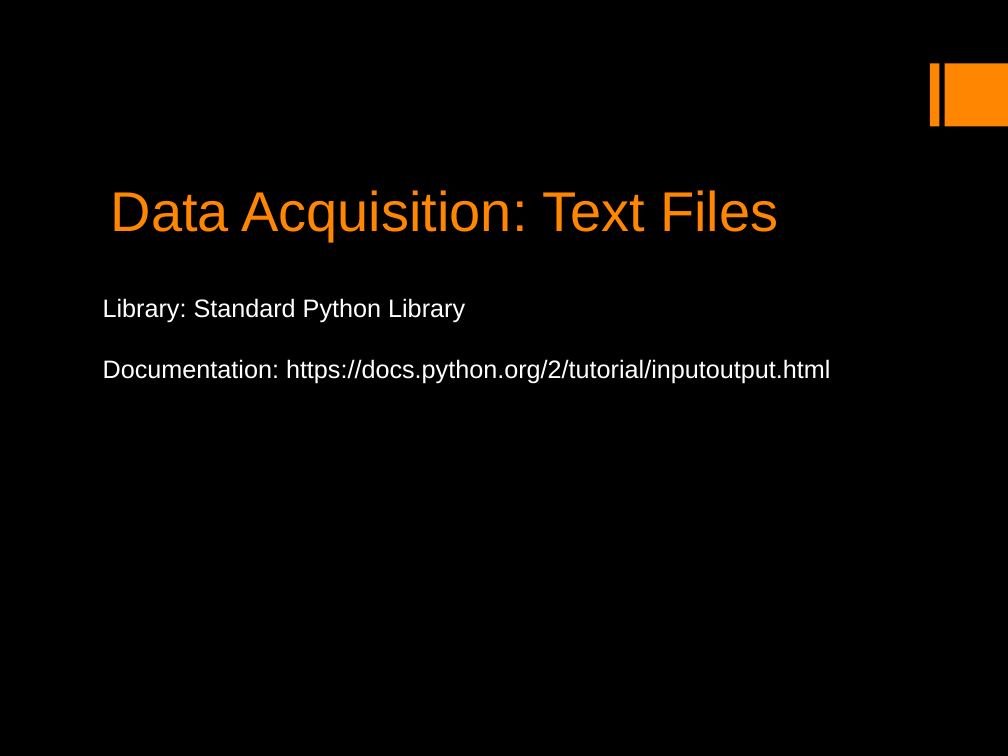
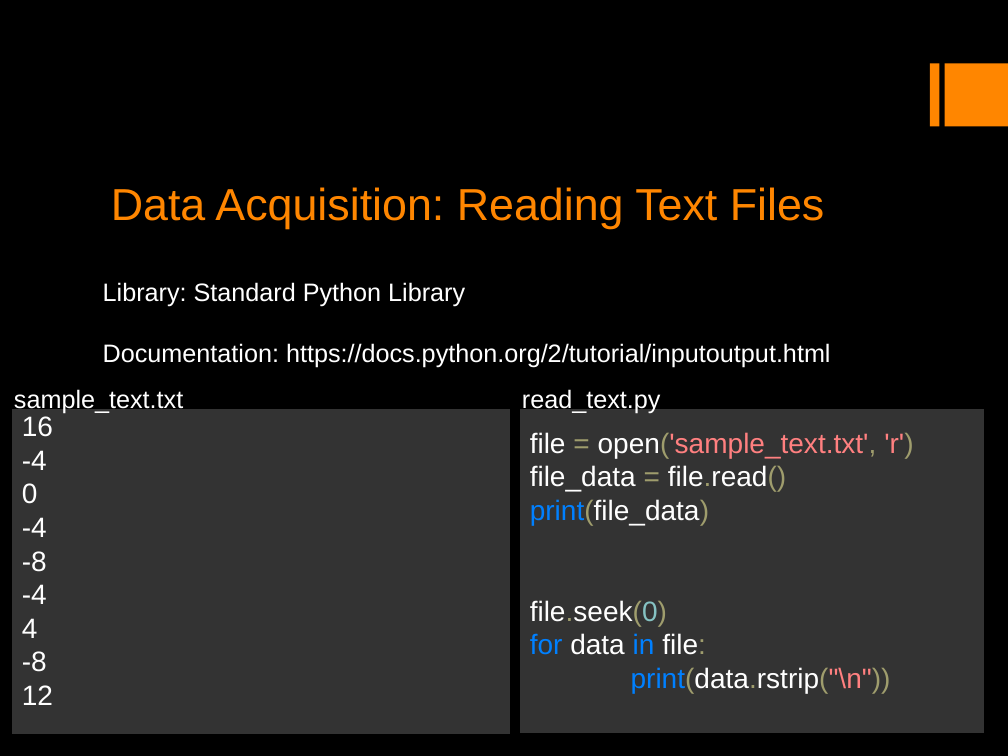
Before and after one commit to mfarhan12/intro_to_scientific_computing, a slide deck: slide 11 of Introduction to Scientific Computing in Python.odp (slide 6 before the commit). Drawn at 1008x756 pixels with LibreOffice and Linux fonts; fonts in the diff are those of the drawing. Boxes give left, top, right and bottom in pixels: in the first picture for what was removed or moved away, otherwise in the second. Text is boxed around its words. In the diff, an @@ line names an element or a change of style, - is before the commit and + after.

Commit message:
added python basics slides

```diff
--- a/Introduction to Scientific Computing in Python.odp
+++ b/Introduction to Scientific Computing in Python.odp
@@ title at <box>111,187,825,229</box>: text changed; size 40 to 32 pt @@
-Data Acquisition: Text Files
+Data Acquisition: Reading Text Files
@@ text "Library: Standard Python Library": place and size @@
-text "Library: Standard Python Library" at <box>103,298,831,383</box>
+text "Library: Standard Python Library" at <box>103,282,831,368</box>
@@ text added at <box>14,389,183,414</box>, 18 pt, text #FFFFFF @@
+sample_text.txt
@@ text added at <box>522,389,661,414</box>, 18 pt, text #FFFFFF @@
+read_text.py
@@ rectangle added at <box>12,409,511,735</box>, fill #333333, outline #000000 0 pt, 20 pt, text #FFFFFF @@
+16
+-4
+0
+-4
+-8
+-4
+4
+-8
+12
@@ rectangle added at <box>520,409,985,734</box>, fill #333333, outline #000000 0 pt, 20 pt, text #FFFFFF @@
+file = open('sample_text.txt', 'r')
+file_data = file.read()
+print(file_data)
+file.seek(0)
+for data in file:
+print(data.rstrip("\n"))
```
Also in this commit, not shown: 4 other slides changed, 7 slides added, 1 slide removed, 7 other files.
